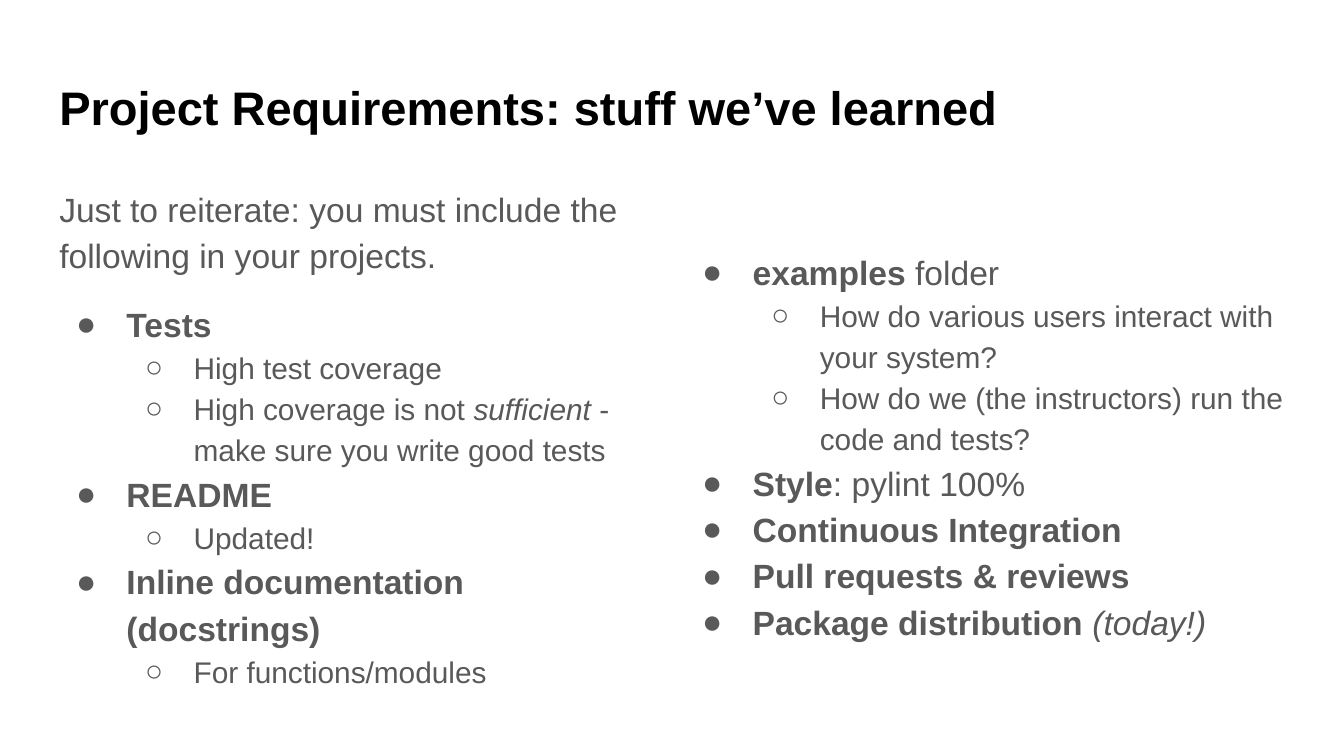
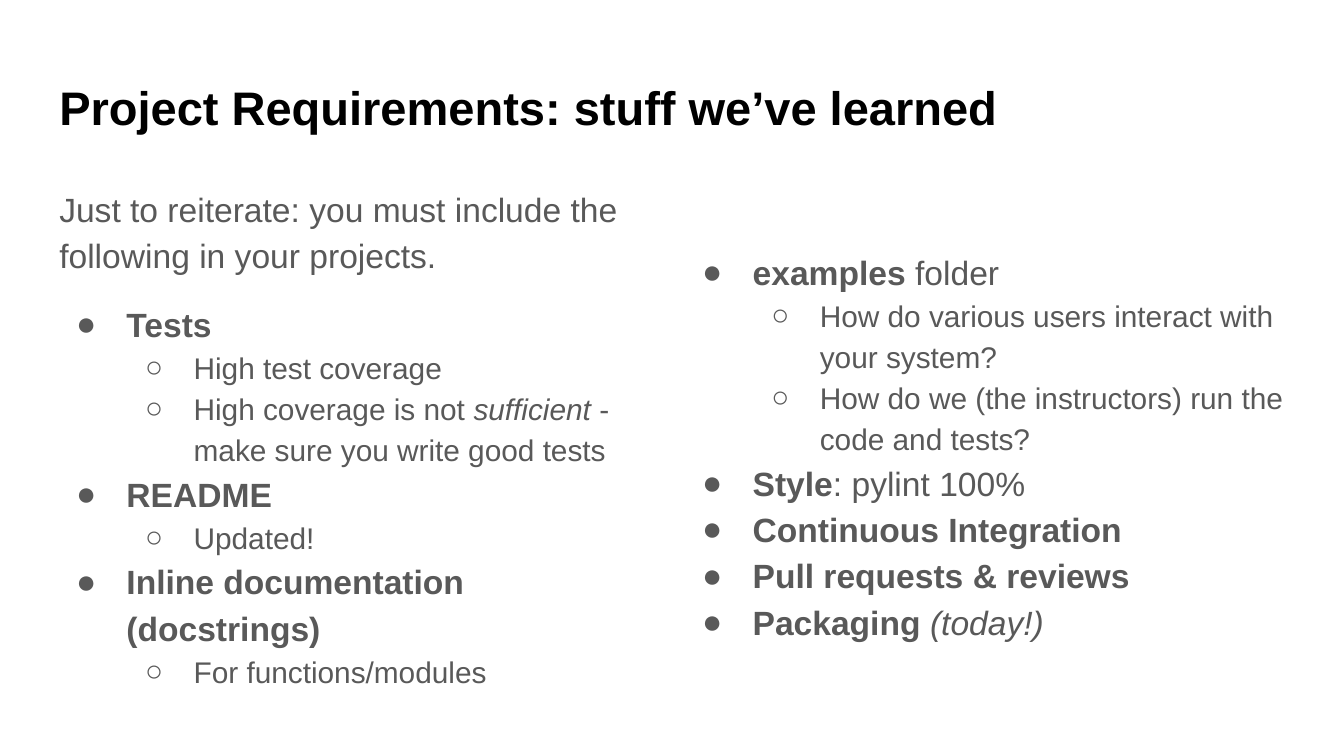
Before and after one commit to UWDATA515/lecture-materials, a slide deck: slide 3 of 09/00__DATA515_09_Packages.pptx. Drawn at 1344x756 pixels with LibreOffice and Linux fonts; fonts in the diff are those of the drawing; background and template pictures are left out. Boxes give left, top, right and bottom in pixels: in the first picture for what was removed or moved away, otherwise in the second. Text is boxed around its words. In the diff, an @@ line names an element or a change of style, - is before the commit and + after.

```diff
--- a/09/00__DATA515_09_Packages.pptx
+++ b/09/00__DATA515_09_Packages.pptx
@@ text at (753,610,1044,641): text changed @@
-● Package distribution (today!)
+● Packaging (today!)
```
Also in this commit, not shown: 5 other slides changed, 4 other files.
